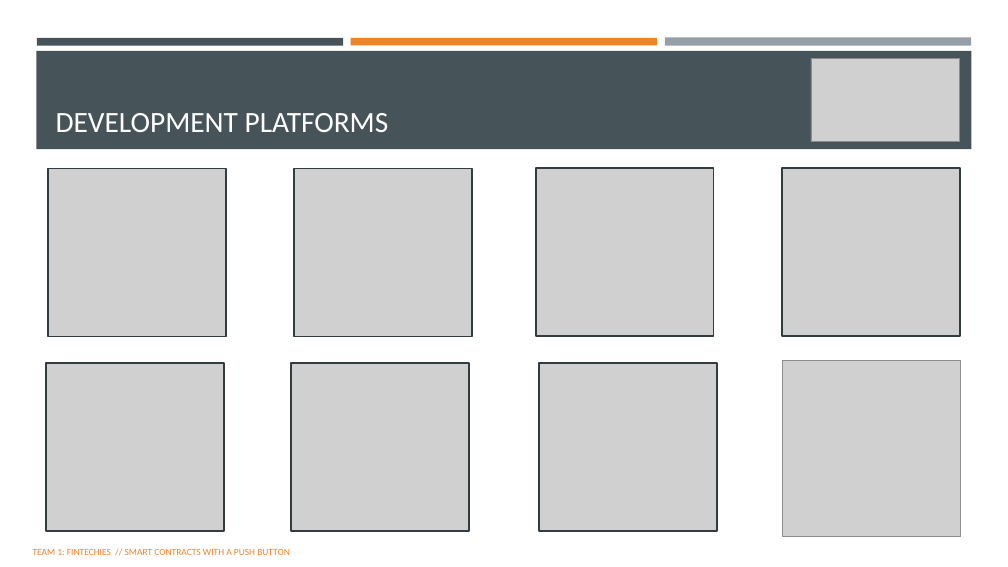
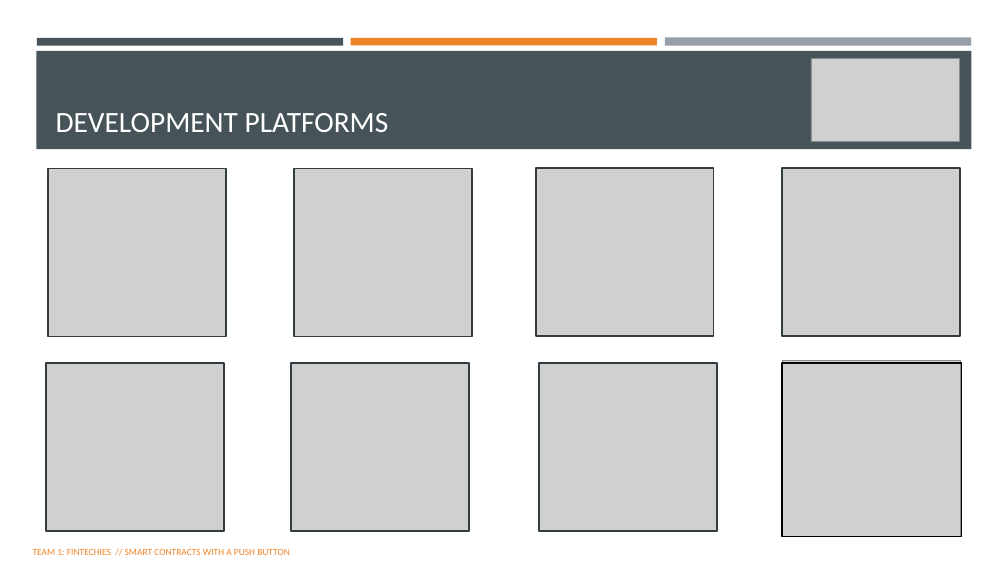
Before and after one commit to maitree7/BlocHome_DeFi, a slide deck: slide 9 of Presentation/Bloc_Home_20201012.pptx. Drawn at 1008x567 pixels with LibreOffice and Linux fonts; fonts in the diff are those of the drawing; grey boxes stand for pictures. Boxes give left, top, right and bottom in pixels: in the first picture for what was removed or moved away, otherwise in the second. Text is boxed around its words. In the diff, an @@ line names an element or a change of style, - is before the commit and + after.

```diff
--- a/Presentation/Bloc_Home_20201012.pptx
+++ b/Presentation/Bloc_Home_20201012.pptx
@@ rectangle added at bbox=[783, 363, 962, 536], outline #000000 1.5 pt @@
```
Also in this commit, not shown: 27 other slides changed, 2 other files.
